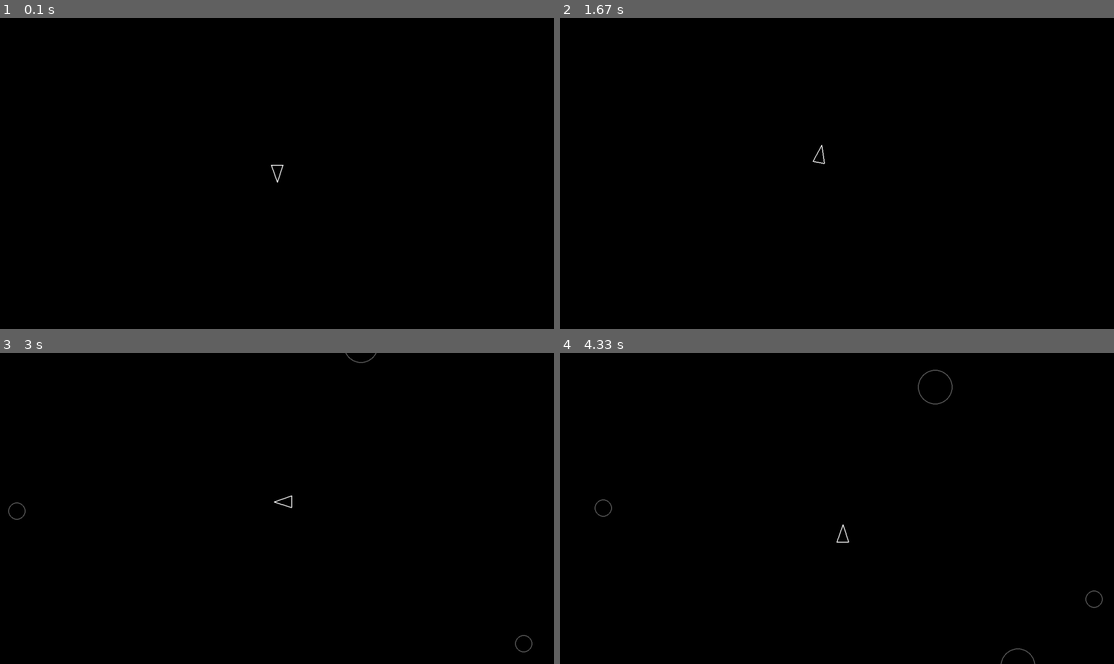
Above: before the commit, frames 1-4 (two rows, left to right).
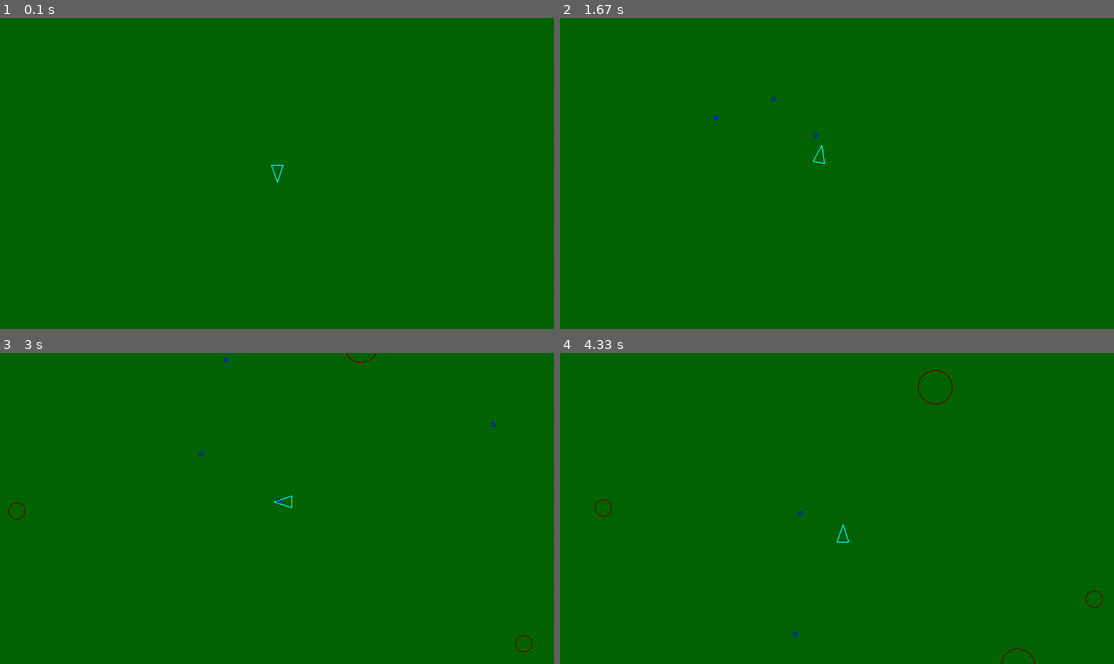
Above: after the commit, the same moments.

Repository: Waterbootdev/pygame_astroids
Game: pygame game, started from main.py
Same seed, same stepped clock (60 frames per second), same inputs: the game is played once before the commit and once after it.
Inputs:
- Up to frame 1 (0.1 s): no input
- Up to frame 2 (1.67 s): tap Space at 0.33, 0.73, 1.03, 1.23, 1.57 s; hold D 0.67-1.13 s; hold W 1.17-1.47 s; hold D from 1.5 s (still down)
- Up to frame 3 (3 s): tap Space at 1.87, 2.07, 2.37, 2.63, 2.97 s; release D at 1.97 s; hold A 2-2.53 s; hold S 2.57-2.87 s; hold A from 2.9 s (still down)
- Up to frame 4 (4.33 s): tap Space at 3.27, 3.4, 3.8, 4.1 s; release A at 3.3 s; hold W 3.33-3.7 s; hold D from 3.73 s (still down)

The runs differ from the first frame. In frame 1, 100% of the frame differs, in the area x 0-100%, y 0-100%; in frame 2, 100%; in frame 3, 100%; in frame 4, 100%.

Commit message:
CH3: Astroids L6: Splitting

Diff:
--- a/asteroid.py
+++ b/asteroid.py
@@ -1,7 +1,8 @@
 import pygame
+import random
 
 from circleshape import CircleShape
-from constants import ASTEROID_WIDTH, ASTEROID_COLOR
+from constants import ASTEROID_WIDTH, ASTEROID_COLOR, ASTEROID_MIN_RADIUS
 
 class Asteroid(CircleShape):
     def __init__(self, x, y, radius):
@@ -12,3 +13,21 @@
 
     def update(self, delta_time):
         self.position += self.velocity * delta_time
+
+    def split(self):
+        self.kill()
+
+        if(self.radius <= ASTEROID_MIN_RADIUS):
+            return
+        else:
+            self.split_random()
+
+    def split_random(self):
+            random_angle = random.uniform(20, 50)
+            self.create_splitted(random_angle)
+            self.create_splitted(-random_angle)
+
+    def create_splitted(self, angle):
+         x, y = self.position
+         astroid = Asteroid(x, y, self.radius - ASTEROID_MIN_RADIUS)
+         astroid.velocity = self.velocity.rotate(angle) * 1.2
--- a/circleshape.py
+++ b/circleshape.py
@@ -21,7 +21,7 @@
         # sub-classes must override
         pass
 
-    def check_for_colision_with(self, other_shape):
+    def collides_with(self, other_shape):
 
         distance = self.position.distance_to(other_shape.position)
         min_distance = self.radius + other_shape.radius
--- a/constants.py
+++ b/constants.py
@@ -1,21 +1,26 @@
-ASTEROID_WIDTH = 2
-ASTEROID_COLOR = (100, 100, 100, 100)
-
+SHOT_RADIUS = 5
+SHOT_COLOR = (0, 0, 255, 0)
+SHOT_WIDTH = 2
 
 PLAYER_WIDTH = 2
-PLAYER_COLOR = "white"
+PLAYER_COLOR = (0,255, 255, 255)
 PLAYER_RADIUS = 20
 PLAYER_TURN_SPEED = 300
 PLAYER_SPEED = 200
+PLAYER_SHOOT_SPEED = 500
+PLAYER_SHOOT_COOLDOWN = 0.3
 
-BLACK = (0,0,0,0)
+BACKROUND_COLOR  = (0,100,0,0)
 FRAM_RATE = 60.0
 
 SCREEN_WIDTH = 1280
 SCREEN_HEIGHT = 720
+
 HALF_SCREEN_WIDTH = SCREEN_WIDTH / 2
 HALF_SCREEN_HEIGHT = SCREEN_HEIGHT / 2
 
+ASTEROID_WIDTH = 2
+ASTEROID_COLOR = (100, 0, 0, 0)
 ASTEROID_MIN_RADIUS = 20
 ASTEROID_KINDS = 3
 ASTEROID_SPAWN_RATE = 0.8  # seconds
--- a/main.py
+++ b/main.py
@@ -3,10 +3,11 @@
 # throughout this file
 import pygame
 
-from constants import SCREEN_HEIGHT, SCREEN_WIDTH, HALF_SCREEN_HEIGHT, HALF_SCREEN_WIDTH, BLACK, FRAM_RATE
+from constants import SCREEN_HEIGHT, SCREEN_WIDTH, HALF_SCREEN_HEIGHT, HALF_SCREEN_WIDTH, BACKROUND_COLOR , FRAM_RATE
 from player import Player
 from asteroid import Asteroid
 from asteroidfield import AsteroidField
+from shot import Shot
 
 def main():
 
@@ -15,10 +16,12 @@
     updatables = pygame.sprite.Group()
     drawables = pygame.sprite.Group()
     astroids = pygame.sprite.Group()
+    shots = pygame.sprite.Group()
 
     Player.containers = (updatables, drawables)
     Asteroid.containers = (astroids, updatables, drawables)
     AsteroidField.containers = (updatables)
+    Shot.containers = (shots, updatables, drawables)
 
     player = Player(HALF_SCREEN_WIDTH, HALF_SCREEN_HEIGHT)
 
@@ -45,7 +48,7 @@
         updatables.update(delta_time)
 
         check_game_over(player, astroids, total_time, frame_count)
-
+        check_hitted_astroids(astroids, shots)
         draw_frame(screen, drawables)
 
         delta_time = clock.tick(FRAM_RATE) / 1000
@@ -54,19 +57,24 @@
     print(f"FPS : {frame_count/total_time}")
 
 
-def check_game_over(player, astroids,total_time, frame_count):
+def check_game_over(player, astroids, total_time, frame_count):
     for astroid in astroids:
-        if player.check_for_colision_with(astroid):
+        if player.collides_with(astroid):
             print_fps(total_time, frame_count)
             print("Game over!")
             raise SystemExit(0)
 
+def check_hitted_astroids(astroids, shoots):
+    for shot in shoots:
+        for astroid in astroids:
+            if shot.collides_with(astroid):
+                shot.kill()
+                astroid.split()
+
+
 def draw_frame(screen, drawables):
-
-    screen.fill(BLACK)
-
+    screen.fill(BACKROUND_COLOR)
     draw_group(screen, drawables)
-
     pygame.display.flip()
 
 def draw_group(sreen, drawables):
--- a/player.py
+++ b/player.py
@@ -1,8 +1,9 @@
 import pygame
 
 from circleshape import CircleShape
+from shot import Shot
 from constants import PLAYER_RADIUS, PLAYER_COLOR, PLAYER_WIDTH, PLAYER_TURN_SPEED, PLAYER_SPEED
-
+from constants import PLAYER_SHOOT_SPEED, PLAYER_SHOOT_COOLDOWN
 from pygame import Vector2
 
 class Player(CircleShape):
@@ -10,15 +11,20 @@
         super().__init__(x, y, PLAYER_RADIUS)
 
         self.rotation = 0
+        self.timer = 0
 
     # in the player class
     def triangle(self):
-        forward = Vector2(0, 1).rotate(self.rotation)
-        right = Vector2(0, 1).rotate(self.rotation + 90) * self.radius / 1.5
+        forward = self.direction()
+        right = self.direction(rotation= 90, scale= self.radius / 1.5)
         a = self.position + forward * self.radius
         b = self.position - forward * self.radius - right
         c = self.position - forward * self.radius + right
         return [a, b, c]
+
+
+    def direction(self, rotation = 0, scale=1):
+        return Vector2(0, 1).rotate(self.rotation + rotation) * scale
 
     def draw(self, screen):
         pygame.draw.polygon(screen, PLAYER_COLOR, self.triangle(), PLAYER_WIDTH)
@@ -27,6 +33,10 @@
         self.rotation += PLAYER_TURN_SPEED * delta_time
 
     def update(self, delta_time):
+        self.handle_pressed_key(delta_time)
+        self.timer -= delta_time
+
+    def handle_pressed_key(self, delta_time):
         keys = pygame.key.get_pressed()
 
         if keys[pygame.K_a]:
@@ -41,6 +51,19 @@
         if keys[pygame.K_s]:
             self.move(-delta_time)
 
+        if keys[pygame.K_SPACE]:
+            self.shoot()
+
+
     def move(self, delta_time):
-        forward = pygame.Vector2(0, 1).rotate(self.rotation)
+        forward = self.direction()
         self.position += forward * PLAYER_SPEED * delta_time
+
+    def shoot(self):
+        if self.timer > 0:
+            pass
+        else:
+            x, y = self.position
+            shot = Shot(x, y)
+            shot.velocity = self.direction(scale=PLAYER_SHOOT_SPEED)
+            self.timer += PLAYER_SHOOT_COOLDOWN
--- /dev/null
+++ b/shot.py
@@ -0,0 +1,14 @@
+import pygame
+
+from circleshape import CircleShape
+from constants import SHOT_RADIUS, SHOT_COLOR, SHOT_WIDTH
+
+class Shot(CircleShape):
+    def __init__(self, x, y):
+        super().__init__(x, y, SHOT_RADIUS)
+
+    def draw(self, screen):
+        pygame.draw.circle(screen, SHOT_COLOR, self.position, self.radius, SHOT_WIDTH)
+
+    def update(self, delta_time):
+        self.position += self.velocity * delta_time
